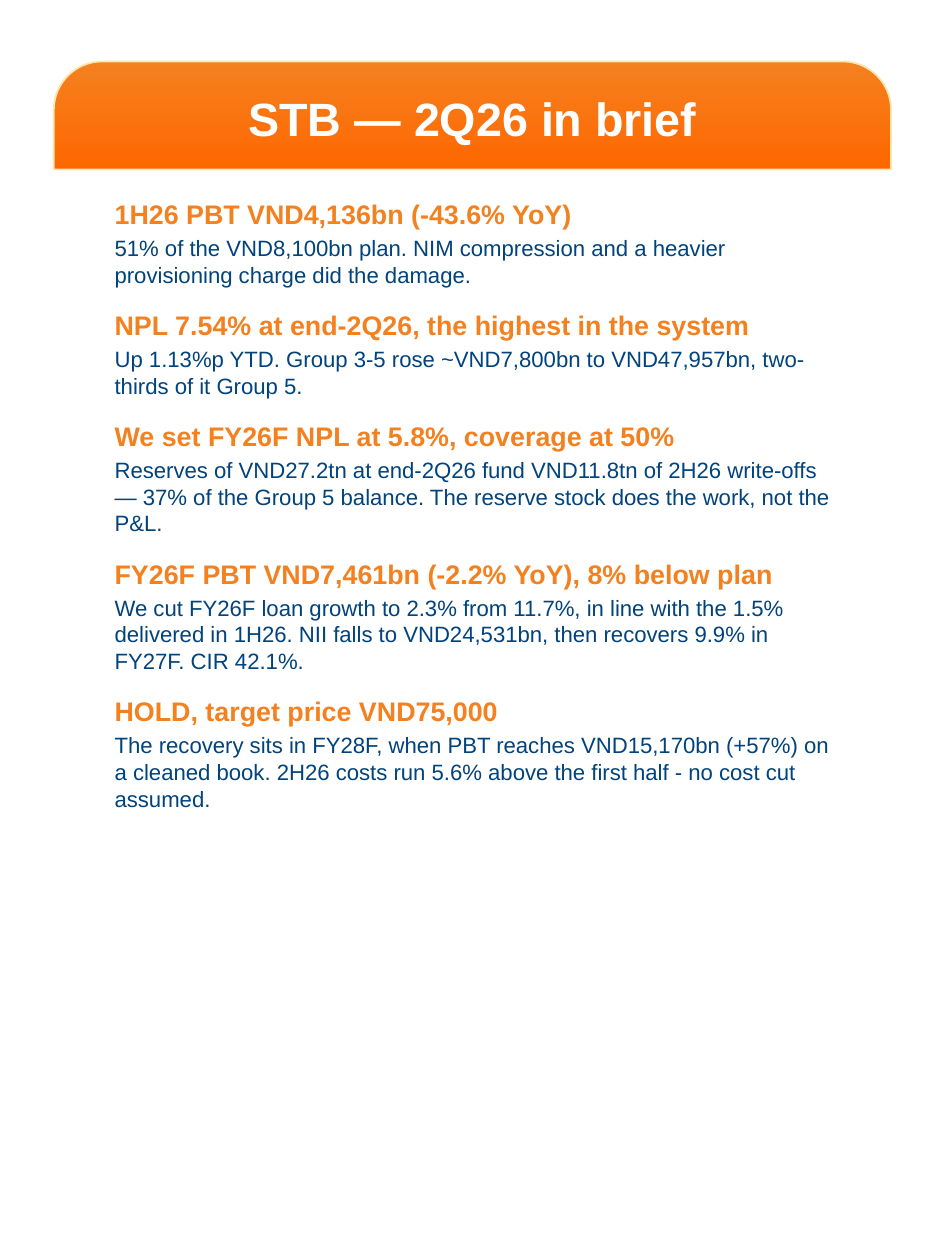
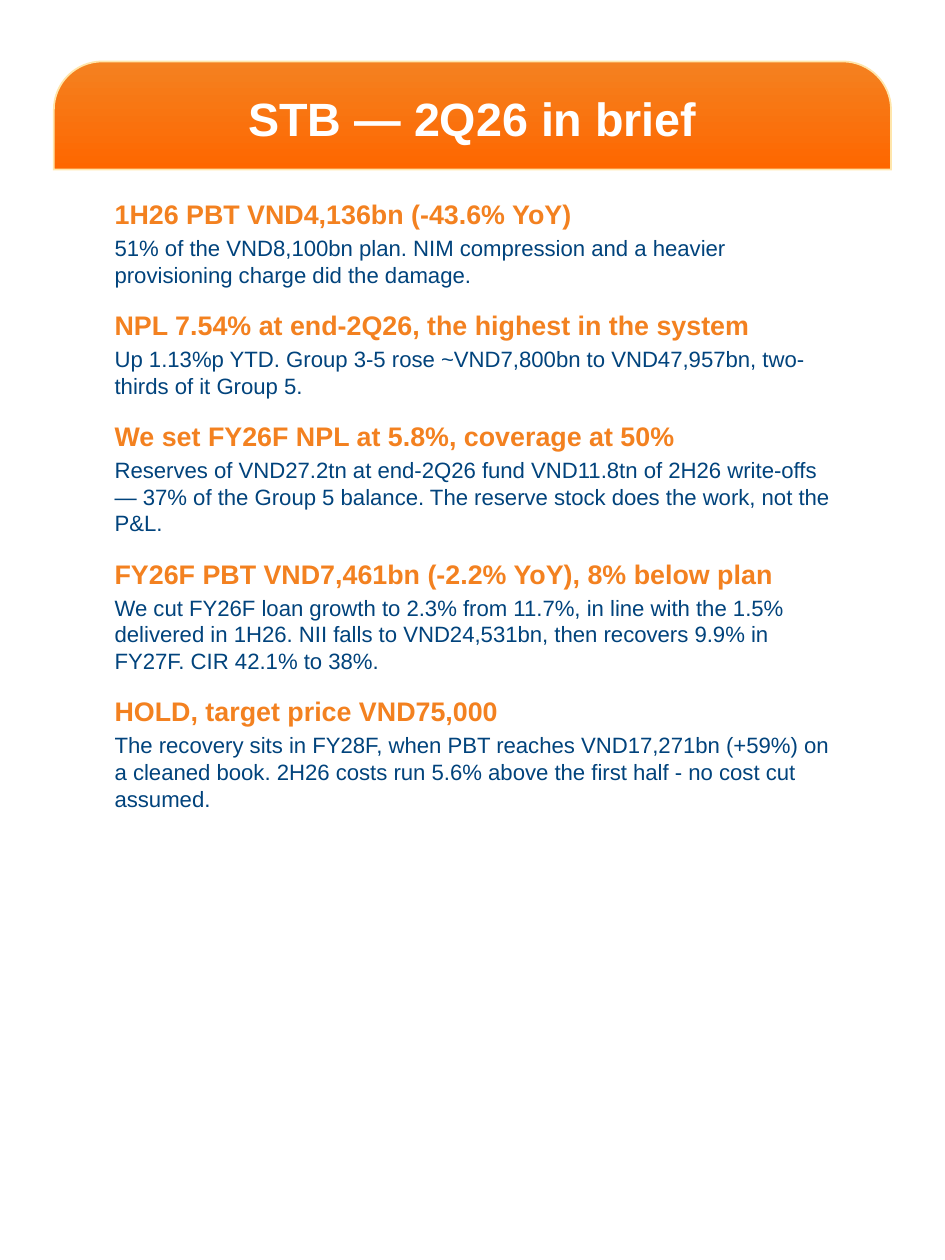
Before and after one commit to datquanton/verbose-guide, a slide deck: slide 2 of MASVN_Mobile_Report_STB_FPT_2Q26_EN_VN.pptx. Drawn at 945x1260 pixels with LibreOffice and Linux fonts; fonts in the diff are those of the drawing; background and template pictures are left out. Boxes give left, top, right and bottom in pixels: in the first picture for what was removed or moved away, otherwise in the second. Text is boxed around its words. In the diff, an @@ line names an element or a change of style, - is before the commit and + after.

```diff
--- a/MASVN_Mobile_Report_STB_FPT_2Q26_EN_VN.pptx
+++ b/MASVN_Mobile_Report_STB_FPT_2Q26_EN_VN.pptx
@@ text at [115,600,783,670]: text changed @@
-We cut FY26F loan growth to 2.3% from 11.7%, in line with the 1.5% delivered in 1H26. NII falls to VND24,531bn, then recovers 9.9% in FY27F. CIR 42.1%.
+We cut FY26F loan growth to 2.3% from 11.7%, in line with the 1.5% delivered in 1H26. NII falls to VND24,531bn, then recovers 9.9% in FY27F. CIR 42.1% to 38%.
@@ text at [115,737,829,808]: text changed @@
-The recovery sits in FY28F, when PBT reaches VND15,170bn (+57%) on a cleaned book. 2H26 costs run 5.6% above the first half - no cost cut assumed.
+The recovery sits in FY28F, when PBT reaches VND17,271bn (+59%) on a cleaned book. 2H26 costs run 5.6% above the first half - no cost cut assumed.
```
Also in this commit, not shown: 7 other slides changed, 11 other files.
